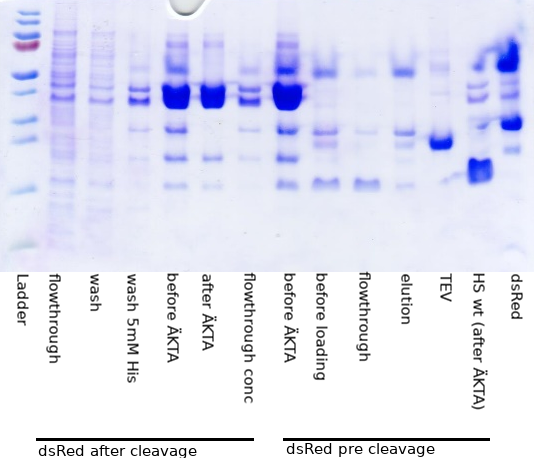
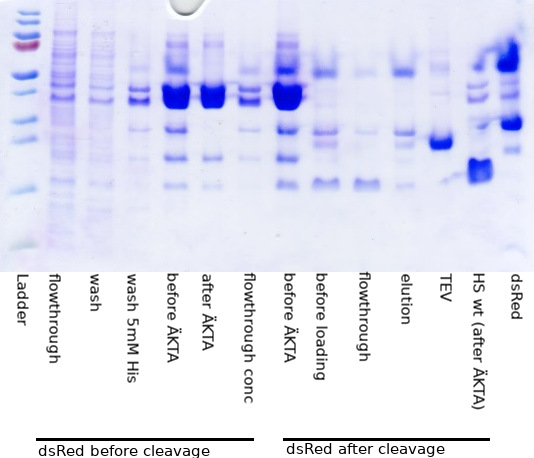
Layer changes from the first (534, 458) image to the second:
renamed "dsRed after cleavage" to "dsRed before cleavage", painted on it over 90, 445, 210, 458
renamed "dsRed pre cleavage" to "dsRed after cleavage", painted on it over 338, 443, 445, 457
